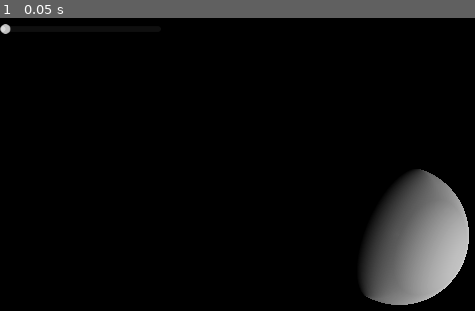
Above: before the commit, frame 1.
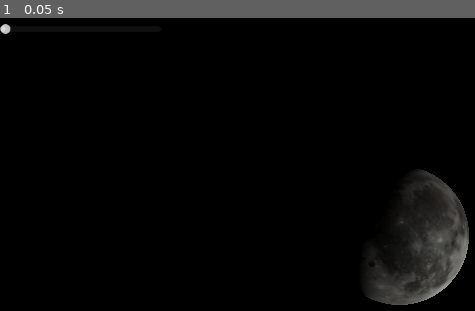
Above: after the commit, the same moment.

Repository: nonyx777/Real-Time-Rendering-Implementations-from-Book
Game: Godot game, scene res://Scenes/oren_nayar_brdf.tscn
Two runs of this game, one before a commit and one after it. Both use one fixed random seed, a clock stepped at 60 frames per second and the inputs below.
Inputs:
- Up to frame 1 (0.05 s): no input

The runs differ from the first frame. In frame 1, 7.5% of the frame differs, in the area x 76-99%, y 51-98%.

Commit message:
mapped a moon albedo texture on the sphere, and other minor adjustments

Diff:
--- a/OrenNayarBRDF/oren_nayar_brdf.gdshader
+++ b/OrenNayarBRDF/oren_nayar_brdf.gdshader
@@ -6,6 +6,7 @@
 uniform float A;
 uniform float B;
 uniform sampler2D angleTermTexture;
+uniform sampler2D moonAlbedo;
 
 varying vec3 vertex_world_pos;
 varying vec3 vertex_world_norm;
@@ -23,6 +24,9 @@
 	float ldotn = dot(normalize(light_direction), vertex_world_norm);
 	float irradiance = max(0.0f, ldotn);
 
+	//sample from moon albedo texture
+	vec3 moon_color = texture(moonAlbedo, UV).xyz;
+
 	float angle_difference = max(0.0f,
 		dot(normalize(vertex_to_eye - vertex_world_norm * vdotn),
 			normalize(light_direction - vertex_world_norm * ldotn))
@@ -31,6 +35,7 @@
 	float n_vdotn = 0.5f * vdotn + 0.5f;
 	float n_ldotn = 0.5f * ldotn + 0.5f;
 	float value = texture(angleTermTexture, vec2(n_vdotn, n_ldotn)).r;
-	vec3 final_color = diffuse_color * (A + B * angle_difference * value) * irradiance;
+	vec3 final_color = moon_color * (A + B * angle_difference * value) * irradiance;
+
 	ALBEDO = final_color + ambient_light;
 }
--- a/Scenes/oren_nayar_brdf.tscn
+++ b/Scenes/oren_nayar_brdf.tscn
@@ -1,7 +1,8 @@
-[gd_scene load_steps=10 format=3 uid="uid://dbal5lrhaswx4"]
+[gd_scene load_steps=11 format=3 uid="uid://dbal5lrhaswx4"]
 
 [ext_resource type="Shader" uid="uid://qqd2h85bmh6s" path="res://OrenNayarBRDF/oren_nayar_brdf.gdshader" id="1_p88sh"]
 [ext_resource type="Script" uid="uid://by31oqgg65h7r" path="res://OrenNayarBRDF/oren_nayar_brdf.gd" id="1_ppn6n"]
+[ext_resource type="Texture2D" uid="uid://bso8eovbc1u5m" path="res://OrenNayarBRDF/moon_color.jpg" id="2_rjd15"]
 [ext_resource type="Script" uid="uid://4oprjaj1g2gu" path="res://OrenNayarBRDF/h_slider.gd" id="3_t55kc"]
 
 [sub_resource type="GDScript" id="GDScript_p88sh"]
@@ -28,6 +29,7 @@
 shader_parameter/diffuse_color = Vector3(1, 1, 1)
 shader_parameter/A = 0.62406
 shader_parameter/B = 0.412844
+shader_parameter/moonAlbedo = ExtResource("2_rjd15")
 
 [sub_resource type="SphereMesh" id="SphereMesh_h38rb"]
 material = SubResource("ShaderMaterial_t55kc")
@@ -42,6 +44,7 @@
 transform = Transform3D(0.319605, -0.213249, 0.923243, -2.79357e-08, -0.974346, -0.225053, 0.947551, 0.0719282, -0.311406, 0, 0, 0)
 
 [node name="Planet" type="MeshInstance3D" parent="."]
+transform = Transform3D(0.178339, 0, -0.983969, 0, 1, 0, 0.983969, 0, 0.178339, 0, 0, 0)
 mesh = SubResource("SphereMesh_h38rb")
 script = ExtResource("1_ppn6n")
 roughness_squared = 1.0
@@ -52,7 +55,7 @@
 [node name="HSlider" type="HSlider" parent="."]
 offset_right = 232.0
 offset_bottom = 53.0
-max_value = 10.0
+max_value = 1.0
 step = 0.01
 script = ExtResource("3_t55kc")
 
Binary file added: OrenNayarBRDF/moon_color.jpg
Not shown, added: OrenNayarBRDF/moon_color.jpg.import
